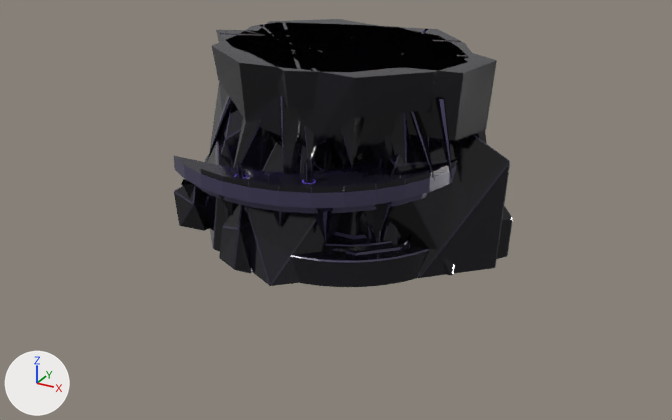
Two versions of the glTF model public/assets/umbra/umbra-kit.glb, one commit apart.
Both versions are drawn from a 50 mm camera at (2.33, -4.37, 2.2) aimed at (0.01, -0.16, 0.09). Arrows for +X, +Y and +Z are at lower left; the lights stay in place. The picture after the commit comes second.

Objects in the first picture: 'umb_dock_0', 'umb_float_0', 'umb_float_1', 'umb_float_2', 'umb_pad_0', 'umb_peak_0', 'umb_peak_1', 'umb_peak_2', 'umb_peak_3' and 3 more.
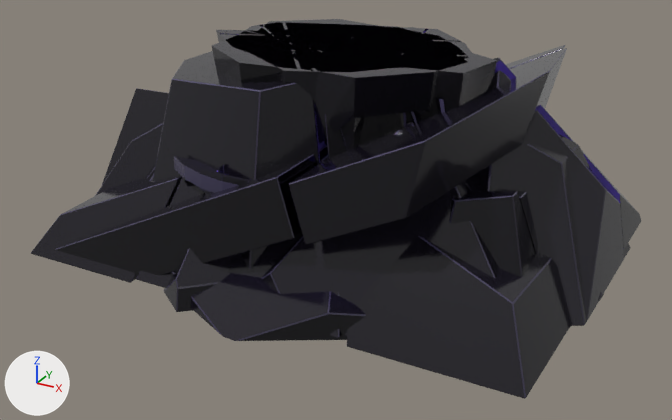
Diff of the bpy script that builds the scene:
```diff
--- a/public/assets/umbra/umbra-kit.glb.py
+++ b/public/assets/umbra/umbra-kit.glb.py
@@ ob_umb_hill_7 @@
+ob_umb_hill_7 = bpy.data.objects.new('umb_hill_7', me_umb_hill_7)  # 162 vertices, 281 faces; spans x -1.49..1.49, y -0.96..0.96, z -0.14..1.0
+ob_umb_hill_7.location = (0.0, 0.0, 0.0)
@@ ob_umb_hill_6 @@
+ob_umb_hill_6 = bpy.data.objects.new('umb_hill_6', me_umb_hill_6)  # 156 vertices, 276 faces; spans x -1.44..1.44, y -1.08..1.08, z -0.15..1.0
+ob_umb_hill_6.location = (0.0, 0.0, 0.0)
@@ ob_umb_hill_5 @@
+ob_umb_hill_5 = bpy.data.objects.new('umb_hill_5', me_umb_hill_5)  # 288 vertices, 518 faces; spans x -1.25..1.25, y -1.3..1.3, z -0.13..1.0
+ob_umb_hill_5.location = (0.0, 0.0, 0.0)
@@ ob_umb_hill_4 @@
+ob_umb_hill_4 = bpy.data.objects.new('umb_hill_4', me_umb_hill_4)  # 126 vertices, 226 faces; spans x -1.36..1.36, y -1.05..1.05, z -0.11..1.0
+ob_umb_hill_4.location = (0.0, 0.0, 0.0)
@@ ob_umb_hill_3 @@
+ob_umb_hill_3 = bpy.data.objects.new('umb_hill_3', me_umb_hill_3)  # 228 vertices, 390 faces; spans x -1.4..1.4, y -1.2..1.2, z -0.14..1.0
+ob_umb_hill_3.location = (0.0, 0.0, 0.0)
@@ ob_umb_hill_2 @@
+ob_umb_hill_2 = bpy.data.objects.new('umb_hill_2', me_umb_hill_2)  # 120 vertices, 212 faces; spans x -1.31..1.31, y -0.99..0.99, z -0.14..1.0
+ob_umb_hill_2.location = (0.0, 0.0, 0.0)
@@ ob_umb_hill_1 @@
+ob_umb_hill_1 = bpy.data.objects.new('umb_hill_1', me_umb_hill_1)  # 96 vertices, 172 faces; spans x -1.49..1.49, y -0.65..0.65, z -0.14..1.0
+ob_umb_hill_1.location = (0.0, 0.0, 0.0)
@@ ob_umb_hill_0 @@
+ob_umb_hill_0 = bpy.data.objects.new('umb_hill_0', me_umb_hill_0)  # 252 vertices, 449 faces; spans x -1.5..1.5, y -0.8..0.8, z -0.15..1.0
+ob_umb_hill_0.location = (0.0, 0.0, 0.0)
```

Location of each change, [x1, y1, x2, y2] in pixels of the pictures (672 x 420 px):
'umb_hill_4', added: after [55, 45, 567, 276]
    faces in mat_umbra_obsidian: [55, 45, 567, 276]
'umb_hill_6', added: after [31, 176, 572, 399]
'umb_hill_2', added: after [153, 27, 538, 277]
    faces in mat_umbra_obsidian: [153, 27, 538, 277]
'umb_hill_3', added: after [164, 122, 500, 336]
'umb_hill_7', added (mostly hidden): after [146, 58, 641, 326]
    faces in mat_umbra_obsidian: [146, 58, 641, 326]
    faces in mat_umbra_glow: [495, 61, 620, 203]
'umb_hill_5', added: after [169, 272, 366, 341]
'umb_hill_1', added (mostly hidden): after [95, 123, 631, 326]
'umb_hill_0', added (mostly hidden): after [102, 88, 604, 301]
'umb_dock_0', unchanged, covered by the edit: before [174, 156, 458, 243]; after [174, 155, 329, 193]
'umb_peak_1', unchanged, covered by the edit: before [174, 81, 512, 275]
'umb_peak_3', unchanged, covered by the edit: before [205, 134, 510, 278]
'umb_peak_2', unchanged, covered by the edit: before [243, 141, 405, 286]
